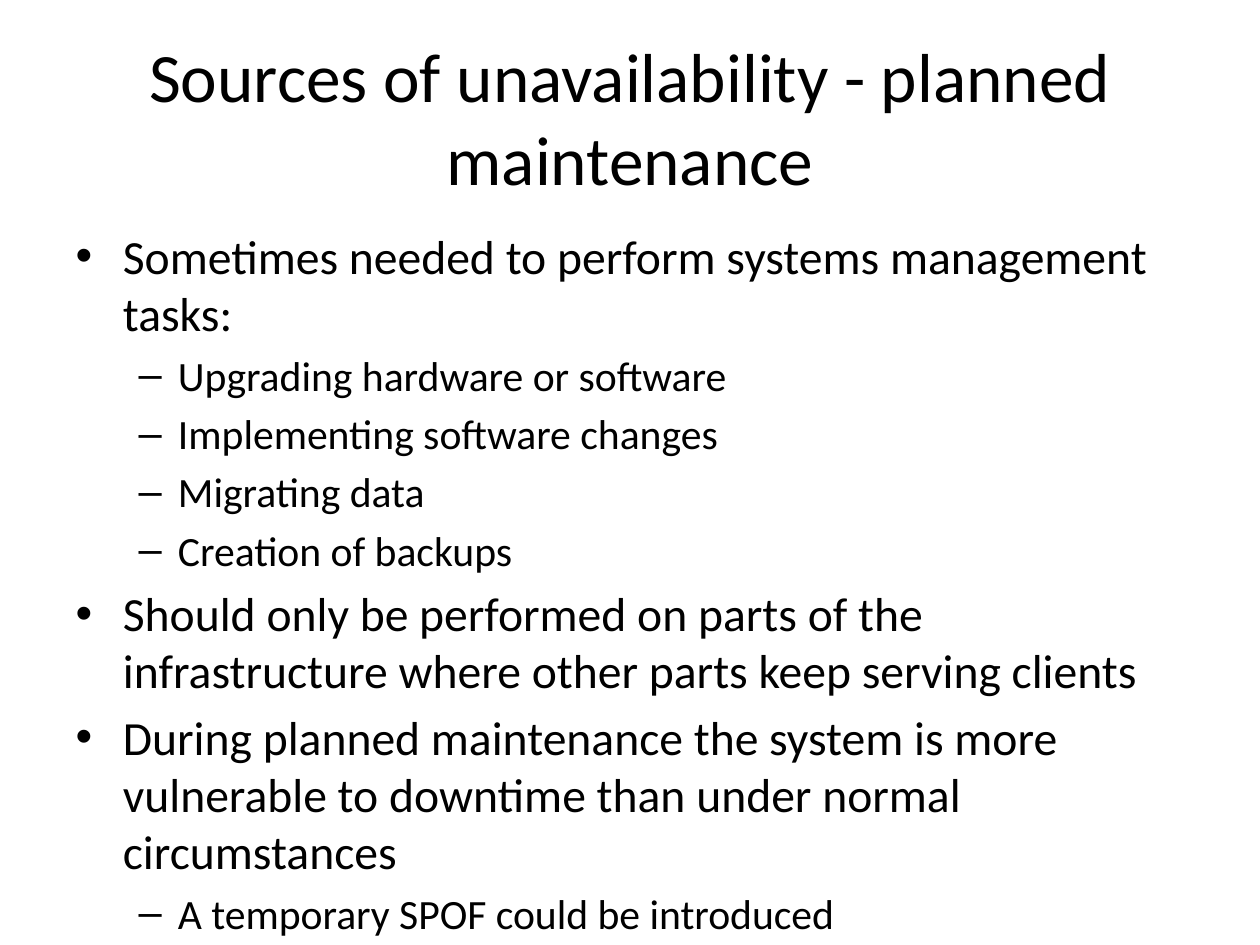
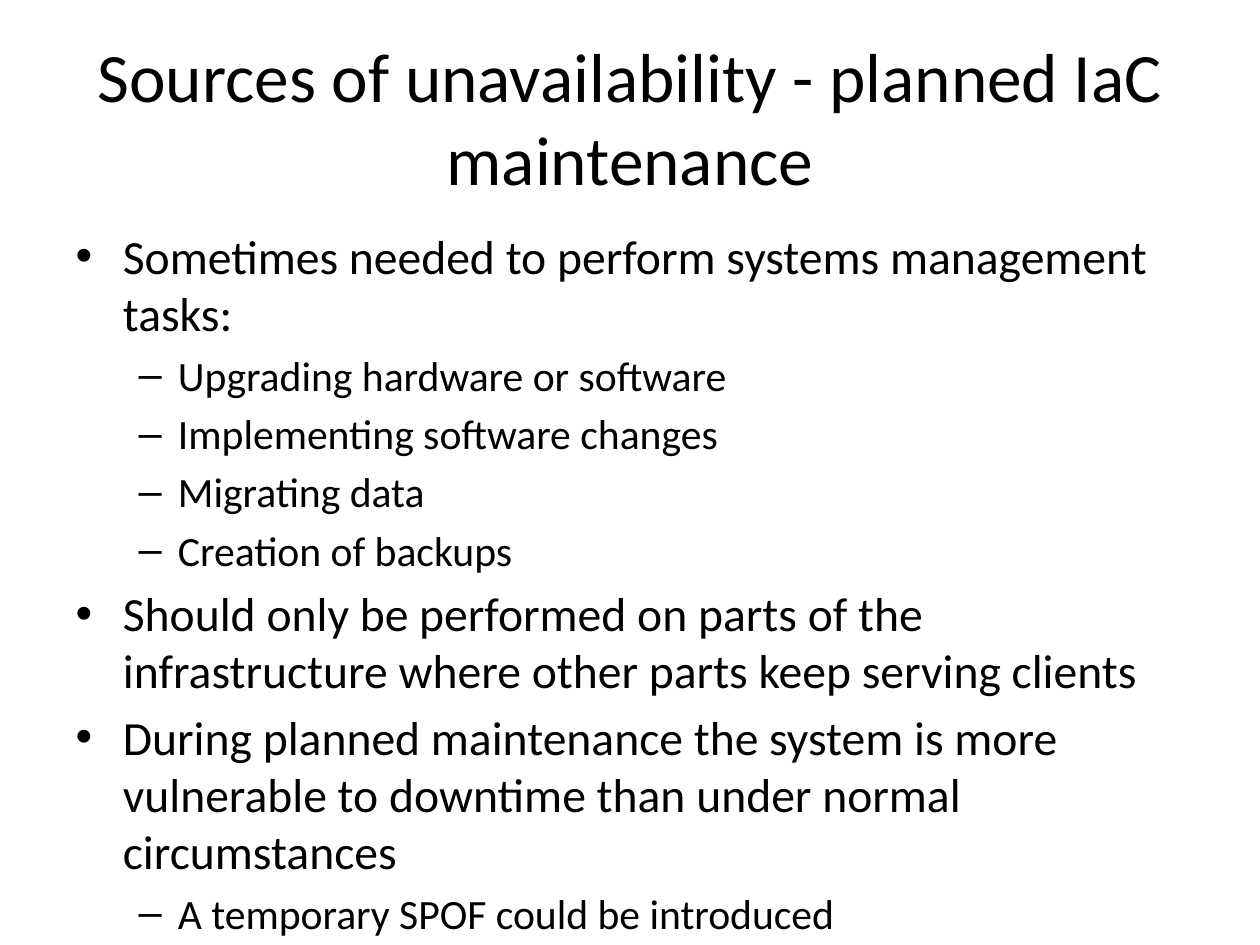
Before and after one commit to SannioEvolution/Material, a slide deck: slide 16 of 18 - Major Causes of Maintenance Problems- Infrastructure code smells.pptx. Drawn at 1260x945 pixels with LibreOffice and Linux fonts; fonts in the diff are those of the drawing. Boxes give left, top, right and bottom in pixels: in the first picture for what was removed or moved away, otherwise in the second. Text is boxed around its words. In the diff, an @@ line names an element or a change of style, - is before the commit and + after.

```diff
--- a/18 - Major Causes of Maintenance Problems- Infrastructure code smells.pptx
+++ b/18 - Major Causes of Maintenance Problems- Infrastructure code smells.pptx
@@ title at (x1=98, y1=54, x2=1162, y2=186): text changed @@
-Sources of unavailability - planned maintenance
+Sources of unavailability - planned IaC maintenance
```
Also in this commit, not shown: 13 other slides changed, 7 slides added, 1 other file.
